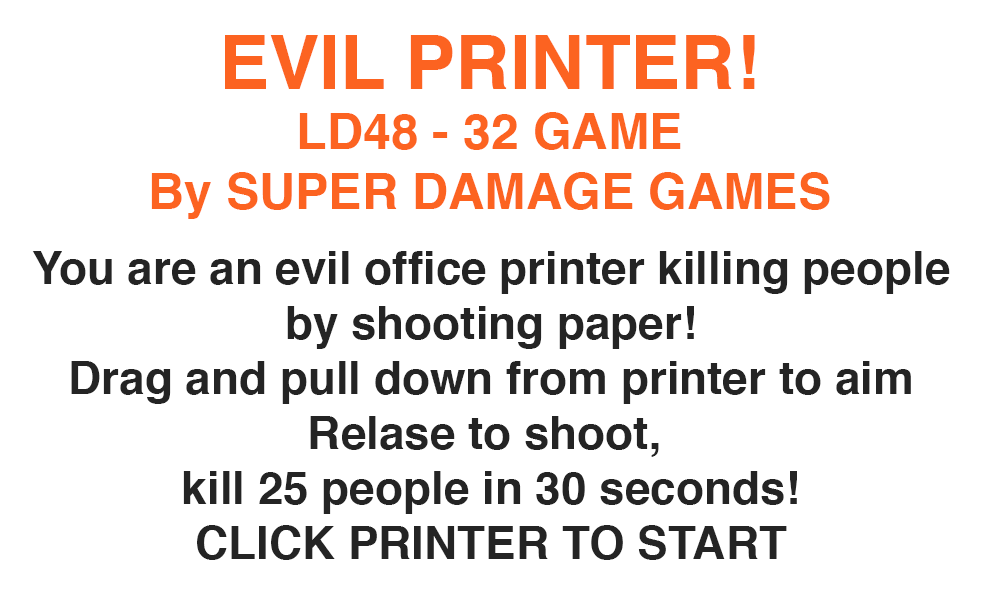
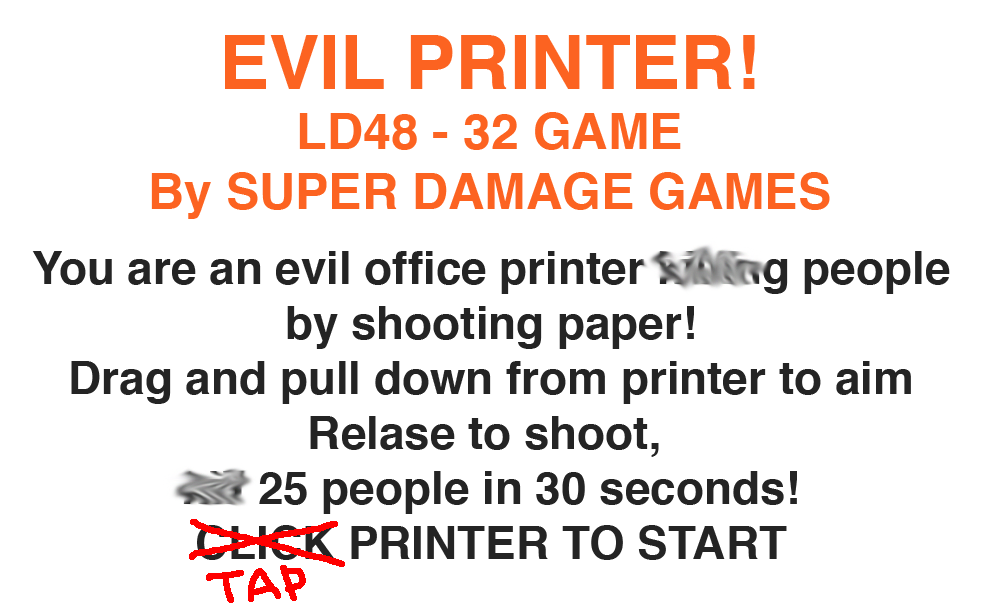
Revision of a layered w=1000, h=613 image; what changed, layer by layer:
added layer "Layer 1" above "You are an evil office printer killing people by shooting paper copy 2" over <box>189,519,345,603</box>
added layer "You are an evil office printer killing people by shooting paper copy 2" above "You are an evil office printer killing people by shooting paper copy" over <box>32,35,950,567</box>
hid "You are an evil office printer killing people by shooting paper" over <box>32,251,950,560</box>
hid "EVIL PRINTER! LD48 - 32 GAME By SUPER DAMAGE GAMES" over <box>151,35,830,219</box>
